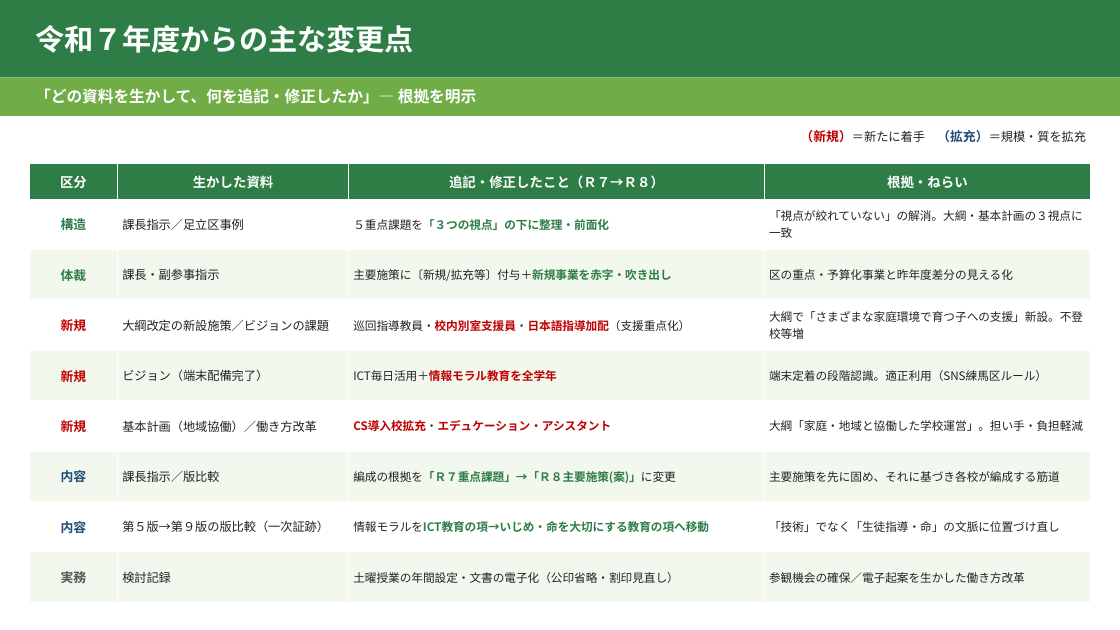
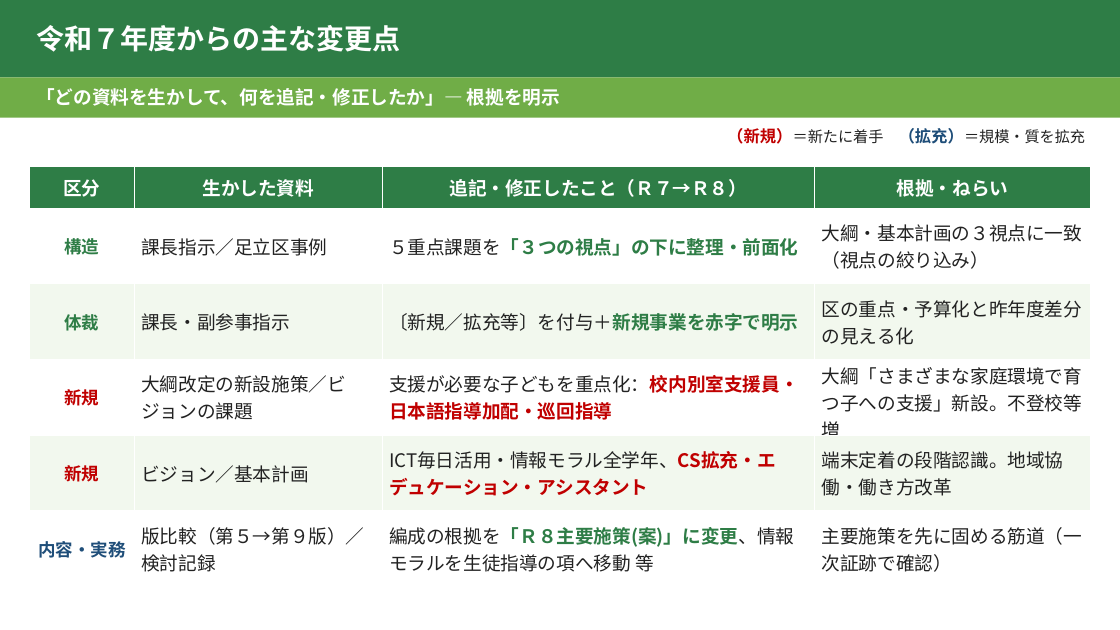
Before and after one commit to contynet730-star/con30, a slide deck: slide 2 of 令和9年度教育課程編成/令和9年度_上席相談資料.pptx. Drawn at 1120x630 pixels with LibreOffice and Linux fonts; fonts in the diff are those of the drawing. Boxes give left, top, right and bottom in pixels: in the first picture for what was removed or moved away, otherwise in the second. Text is boxed around its words. In the diff, an @@ line names an element or a change of style, - is before the commit and + after.

```diff
--- a/令和9年度教育課程編成/令和9年度_上席相談資料.pptx
+++ b/令和9年度教育課程編成/令和9年度_上席相談資料.pptx
@@ text "令和７年度からの主な変更点" at box(36, 25, 400, 52): size 25 to 24 pt @@
@@ text "「どの資料を生かして、何を追記・修正したか」― 根拠を明示" at box(36, 88, 560, 106): size 13.5 to 16 pt @@
@@ text "（新規）＝新たに着手 （拡充）＝規模・質を拡充": place and size @@
-text "（新規）＝新たに着手 （拡充）＝規模・質を拡充" at box(800, 130, 1086, 142)
+text "（新規）＝新たに着手 （拡充）＝規模・質を拡充" at box(727, 128, 1085, 144)
@@ text "（新規）＝新たに着手 （拡充）＝規模・質を拡充" at box(727, 128, 1085, 144): size 11 to 14 pt, size 10.5 to 13 pt in "（新規）＝新たに着手 （拡充）＝規模・質を拡充" @@
@@ table at box(29, 166, 1091, 586) @@
-row 2: 構造 | 課長指示／足立区事例 | ５重点課題を「３つの視点」の下に整理・前面化 | 「視点が絞れていない」の解消。大綱・基本計画の３視点に一致
-row 3: 体裁 | 課長・副参事指示 | 主要施策に〔新規/拡充等〕付与＋新規事業を赤字・吹き出し | 区の重点・予算化事業と昨年度差分の見える化
-row 4: 新規 | 大綱改定の新設施策／ビジョンの課題 | 巡回指導教員・校内別室支援員・日本語指導加配（支援重点化） | 大綱で「さまざまな家庭環境で育つ子への支援」新設。不登校等増
-row 5: 新規 | ビジョン（端末配備完了） | ICT毎日活用＋情報モラル教育を全学年 | 端末定着の段階認識。適正利用（SNS練馬区ルール）
-row 6: 新規 | 基本計画（地域協働）／働き方改革 | CS導入校拡充・エデュケーション・アシスタント | 大綱「家庭・地域と協働した学校運営」。担い手・負担軽減
-row 7: 内容 | 課長指示／版比較 | 編成の根拠を「Ｒ７重点課題」→「Ｒ８主要施策(案)」に変更 | 主要施策を先に固め、それに基づき各校が編成する筋道
-row 8: 内容 | 第５版→第９版の版比較（一次証跡） | 情報モラルをICT教育の項→いじめ・命を大切にする教育の項へ移動 | 「技術」でなく「生徒指導・命」の文脈に位置づけ直し
-row 9: 実務 | 検討記録 | 土曜授業の年間設定・文書の電子化（公印省略・割印見直し） | 参観機会の確保／電子起案を生かした働き方改革
+row 2: 構造 | 課長指示／足立区事例 | ５重点課題を「３つの視点」の下に整理・前面化 | 大綱・基本計画の３視点に一致（視点の絞り込み）
+row 3: 体裁 | 課長・副参事指示 | 〔新規／拡充等〕を付与＋新規事業を赤字で明示 | 区の重点・予算化と昨年度差分の見える化
+row 4: 新規 | 大綱改定の新設施策／ビジョンの課題 | 支援が必要な子どもを重点化：校内別室支援員・日本語指導加配・巡回指導 | 大綱「さまざまな家庭環境で育つ子への支援」新設。不登校等増
+row 5: 新規 | ビジョン／基本計画 | ICT毎日活用・情報モラル全学年、CS拡充・エデュケーション・アシスタント | 端末定着の段階認識。地域協働・働き方改革
+row 6: 内容・実務 | 版比較（第５→第９版）／検討記録 | 編成の根拠を「Ｒ８主要施策(案)」に変更、情報モラルを生徒指導の項へ移動 等 | 主要施策を先に固める筋道（一次証跡で確認）
```
Also in this commit, not shown: 2 other slides changed.
